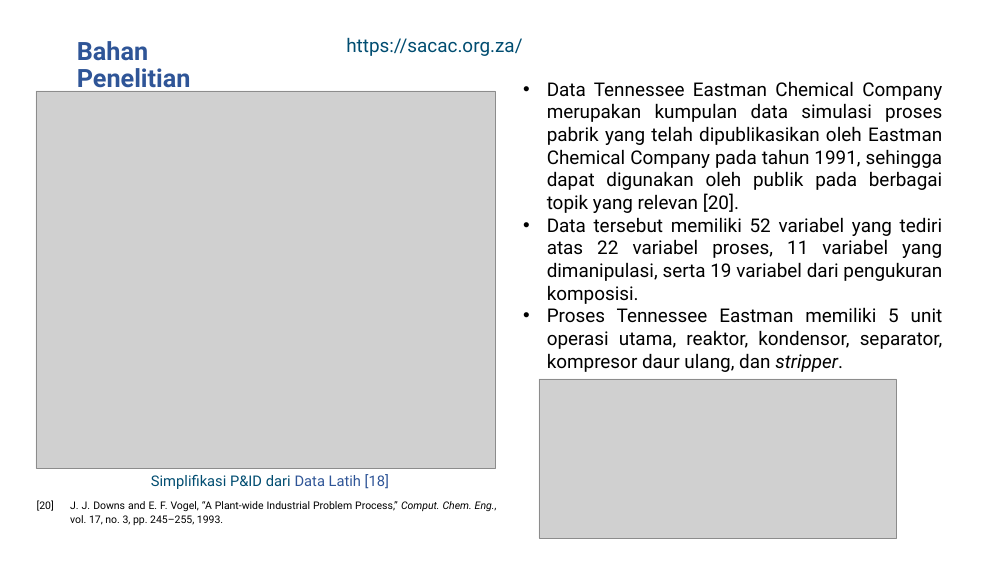
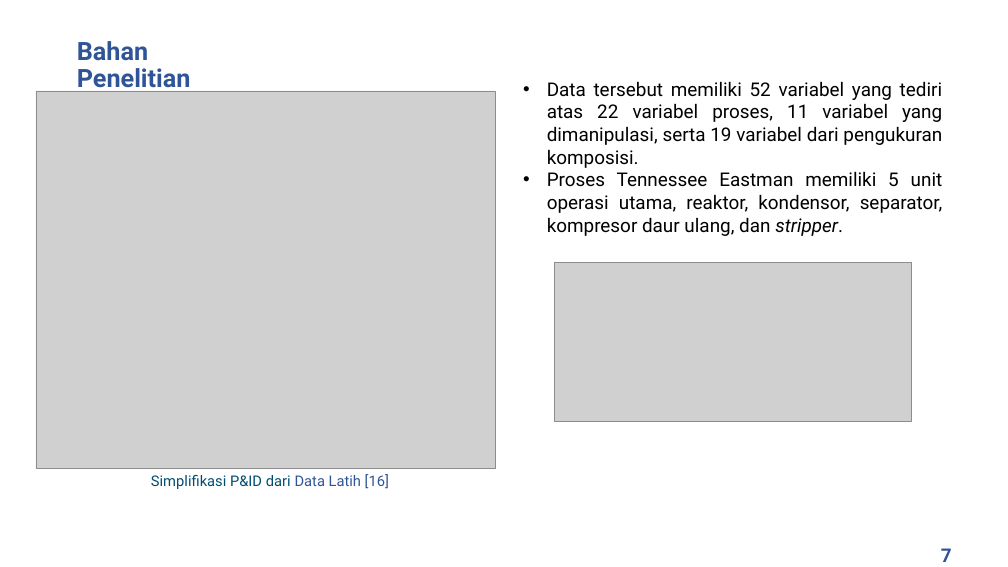
Before and after one commit to rezaandriady/TA_RezaAndriady, a slide deck: slide 8 of Presentasi/Draft Presentasi Reza Andriady - 44976.pptx (slide 12 before the commit). Drawn at 1008x567 pixels with LibreOffice and Linux fonts; fonts in the diff are those of the drawing; grey boxes stand for pictures; background and template pictures are left out. Boxes give left, top, right and bottom in pixels: in the first picture for what was removed or moved away, otherwise in the second. Text is boxed around its words. In the diff, an @@ line names an element or a change of style, - is before the commit and + after.

```diff
--- a/Presentasi/Draft Presentasi Reza Andriady - 44976.pptx
+++ b/Presentasi/Draft Presentasi Reza Andriady - 44976.pptx
@@ text removed at bbox=[346, 37, 522, 56] @@
-https://sacac.org.za/
@@ text at bbox=[547, 81, 943, 213]: paragraph removed @@
-• Data Tennessee Eastman Chemical Company merupakan kumpulan data simulasi proses pabrik yang telah dipublikasikan oleh Eastman Chemical Company pada tahun 1991, sehingga dapat digunakan oleh publik pada berbagai topik yang relevan [20].
@@ picture: place and size @@
-picture at bbox=[539, 379, 897, 538]
+picture at bbox=[554, 262, 912, 421]
@@ text at bbox=[151, 474, 389, 489]: text changed @@
-Simplifikasi P&ID dari Data Latih [18]
+Simplifikasi P&ID dari Data Latih [16]
@@ text removed at bbox=[37, 500, 497, 525] @@
-[20] J. J. Downs and E. F. Vogel, “A Plant-wide Industrial Problem Process,” Comput. Chem. Eng., vol. 17, no. 3, pp. 245–255, 1993.
@@ text added at bbox=[941, 548, 952, 562], 18 pt, text #2F5597, bold @@
+7
```
Also in this commit, not shown: 19 other slides changed, 9 slides added, 5 slides removed.
